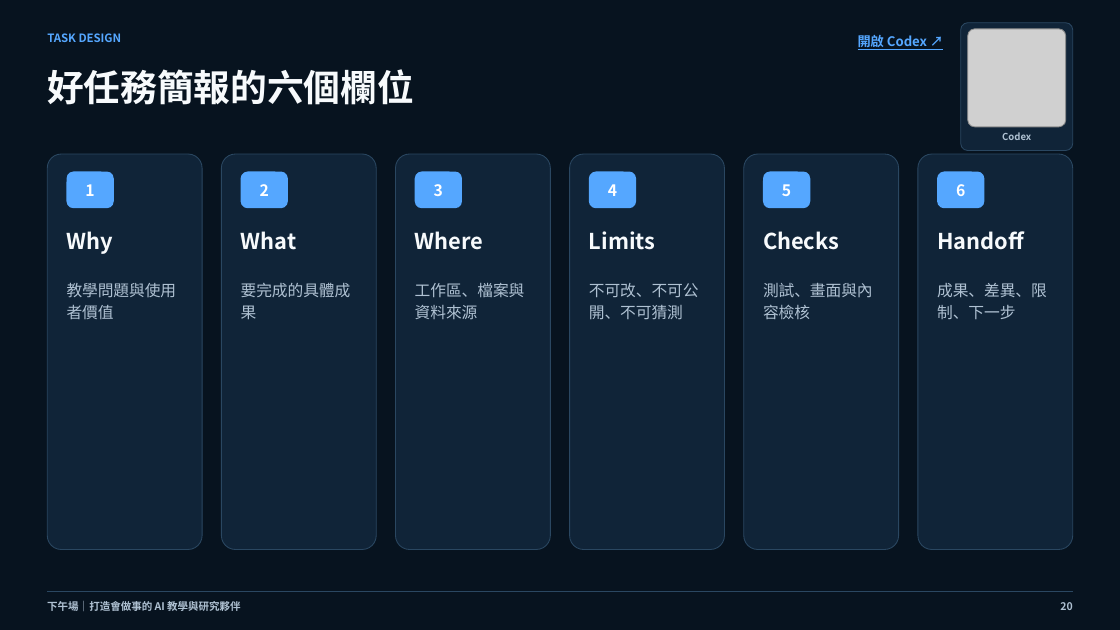
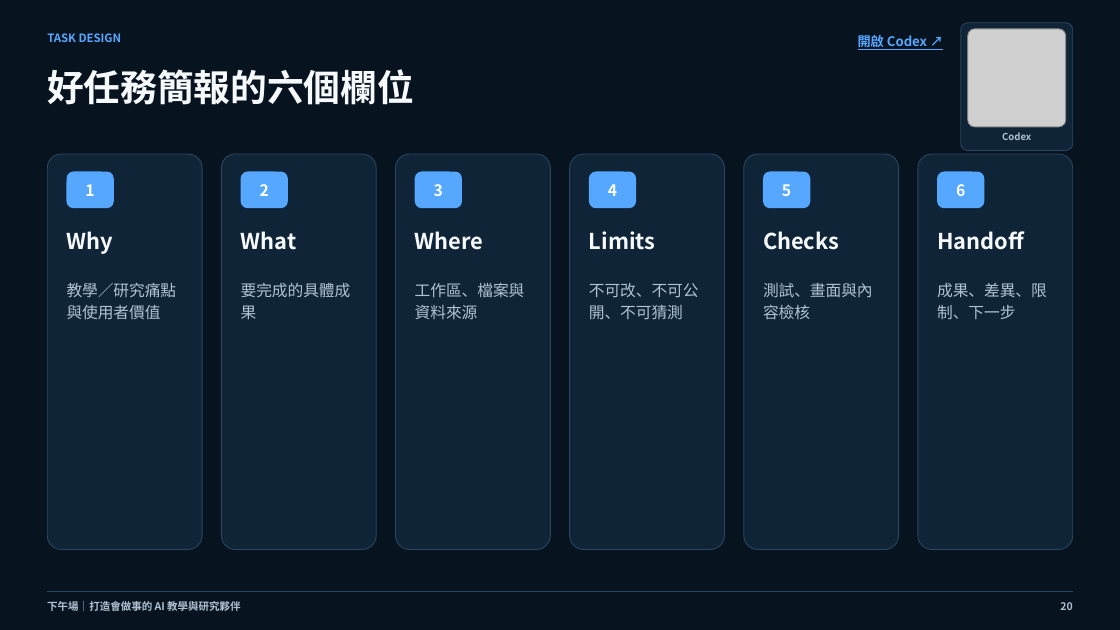
Before and after one commit to cagoooo/ncu-ai-agent-workshop-20260826, a slide deck: slide 20 of 01_簡報/下午場_打造會做事的AI教學與研究夥伴_資料分析實戰_20260826.pptx. Drawn at 1120x630 pixels with LibreOffice and Linux fonts; fonts in the diff are those of the drawing; grey boxes stand for pictures. Boxes give left, top, right and bottom in pixels: in the first picture for what was removed or moved away, otherwise in the second. Text is boxed around its words. In the diff, an @@ line names an element or a change of style, - is before the commit and + after.

Commit message:
🎯 以教學與研究痛點串起工具與 Agent 主軸

```diff
--- a/01_簡報/下午場_打造會做事的AI教學與研究夥伴_資料分析實戰_20260826.pptx
+++ b/01_簡報/下午場_打造會做事的AI教學與研究夥伴_資料分析實戰_20260826.pptx
@@ text at (67,283,177,320): text changed @@
-教學問題與使用者價值
+教學／研究痛點與使用者價值
```
Also in this commit, not shown: 2 other slides changed, 11 other files.
